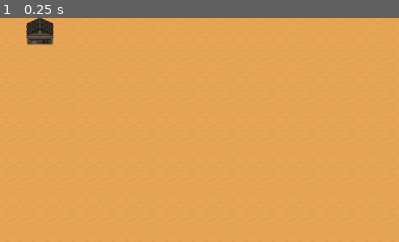
Above: before the commit, frame 1.
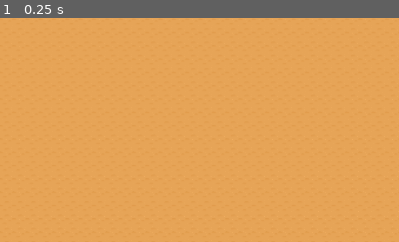
Above: after the commit, the same moment.

Repository: xfactor2000/nuclear-nation
Game: Godot game, scene res://Main.tscn
Two runs of this game, one before a commit and one after it. Both use one fixed random seed, a clock stepped at 60 frames per second and the inputs below.
Inputs:
- Up to frame 1 (0.25 s): no input
The pictures show only the part of the screen within x 0-50%, y 0-50%; the shares and areas given below are measured in that part.

The runs differ from the first frame. In frame 1, 0.7% of the frame differs, in the area x 6-14%, y 0-13%.

Commit message:
Started working on settlement generation algorithm

Diff:
--- a/Main.gd
+++ b/Main.gd
@@ -1,13 +1,19 @@
 extends Node2D
 
-
-# Declare member variables here. Examples:
-# var a = 2
-# var b = "text"
 
 var turn = 0
 onready var cheatMenu = get_node("CheatPanel") as Panel
 onready var turnLabel = get_node("TurnLabel") as RichTextLabel
+
+var addPop = 100
+var area  = Array()
+const AREAHEIGHT = 80
+const AREAWIDTH = 80
+
+enum TileContent {EMPTY=0, PATH=1, HOUSE=2}
+
+func accomodatePopulation(pop:int):
+	pass
 
 func updateTurn(t = turn):
 	turnLabel.bbcode_text = "[center]Turn %s[/center]" % (t +1)
@@ -15,6 +21,13 @@
 # Called when the node enters the scene tree for the first time.
 func _ready():
 	updateTurn()
+	#initializing area data
+	for y in range(AREAHEIGHT):
+		var new_row:PoolIntArray = []
+		for x in range(AREAWIDTH):
+			new_row.append(TileContent.EMPTY)
+		area.append(new_row)
+
 
 
 
--- a/Main.tscn
+++ b/Main.tscn
@@ -1,9 +1,12 @@
-[gd_scene load_steps=8 format=2]
+[gd_scene load_steps=7 format=2]
 
 [ext_resource path="res://Main.tres" type="TileSet" id=1]
 [ext_resource path="res://assets/fonts/lunchds.ttf" type="DynamicFontData" id=2]
 [ext_resource path="res://Main.gd" type="Script" id=3]
-[ext_resource path="res://House2D.tscn" type="PackedScene" id=4]
+
+[sub_resource type="DynamicFont" id=3]
+size = 30
+font_data = ExtResource( 2 )
 
 [sub_resource type="DynamicFont" id=1]
 size = 33
@@ -12,18 +15,28 @@
 [sub_resource type="DynamicFont" id=2]
 font_data = ExtResource( 2 )
 
-[sub_resource type="DynamicFont" id=3]
-size = 30
-font_data = ExtResource( 2 )
-
 [node name="Main" type="Node2D"]
 script = ExtResource( 3 )
 
 [node name="DesertTileMap" type="TileMap" parent="."]
 tile_set = ExtResource( 1 )
 cell_size = Vector2( 32, 32 )
+cell_custom_transform = Transform2D( 64, 0, 0, 0, 0, 0 )
 format = 1
 tile_data = PoolIntArray( 0, 0, 0, 1, 0, 0, 2, 0, 0, 3, 0, 0, 4, 0, 0, 5, 0, 0, 6, 0, 0, 7, 0, 0, 8, 0, 0, 9, 0, 0, 10, …(29237 unchanged characters)…
+
+[node name="TurnLabel" type="RichTextLabel" parent="."]
+margin_left = 1761.01
+margin_top = 936.095
+margin_right = 1899.01
+margin_bottom = 973.095
+custom_fonts/normal_font = SubResource( 3 )
+bbcode_enabled = true
+bbcode_text = "[center]Turn 1[/center]"
+text = "Turn 1"
+__meta__ = {
+"_edit_use_anchors_": false
+}
 
 [node name="CheatPanel" type="Panel" parent="."]
 visible = false
@@ -51,19 +64,3 @@
 margin_bottom = 182.014
 custom_fonts/font = SubResource( 2 )
 text = "Conquered"
-
-[node name="TurnLabel" type="RichTextLabel" parent="."]
-margin_left = 1761.01
-margin_top = 936.095
-margin_right = 1899.01
-margin_bottom = 973.095
-custom_fonts/normal_font = SubResource( 3 )
-bbcode_enabled = true
-bbcode_text = "[center]Turn 1[/center]"
-text = "Turn 1"
-__meta__ = {
-"_edit_use_anchors_": false
-}
-
-[node name="House2D" parent="." instance=ExtResource( 4 )]
-position = Vector2( 96, 32 )
